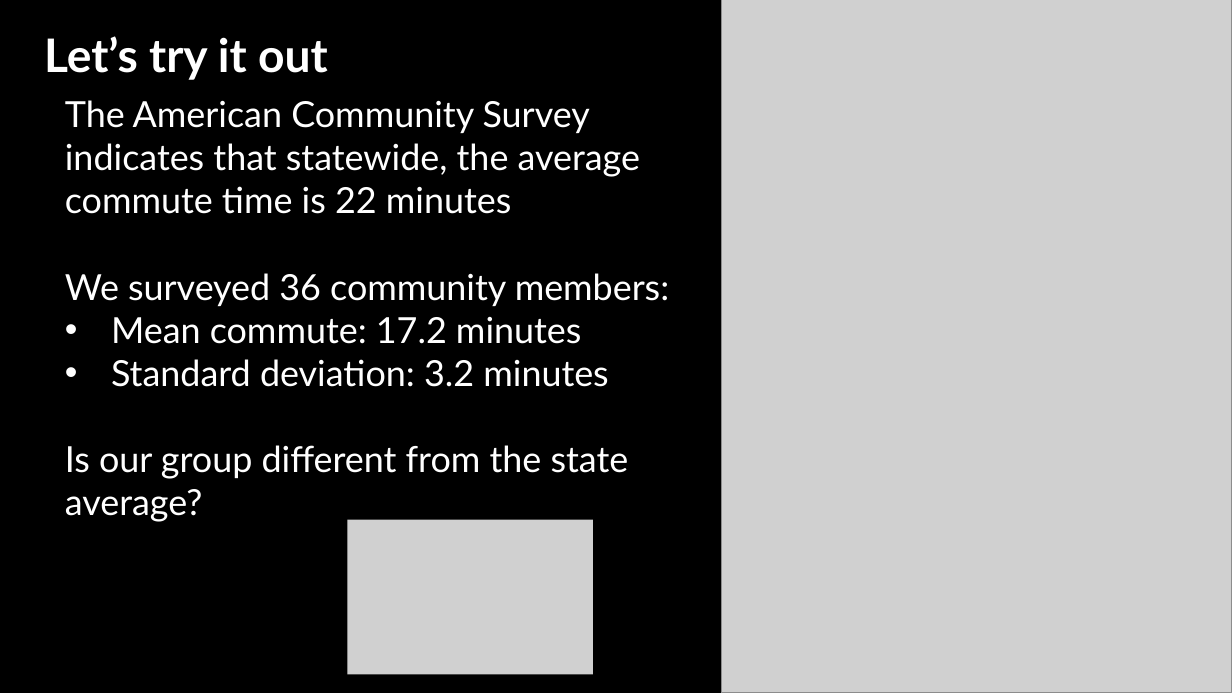
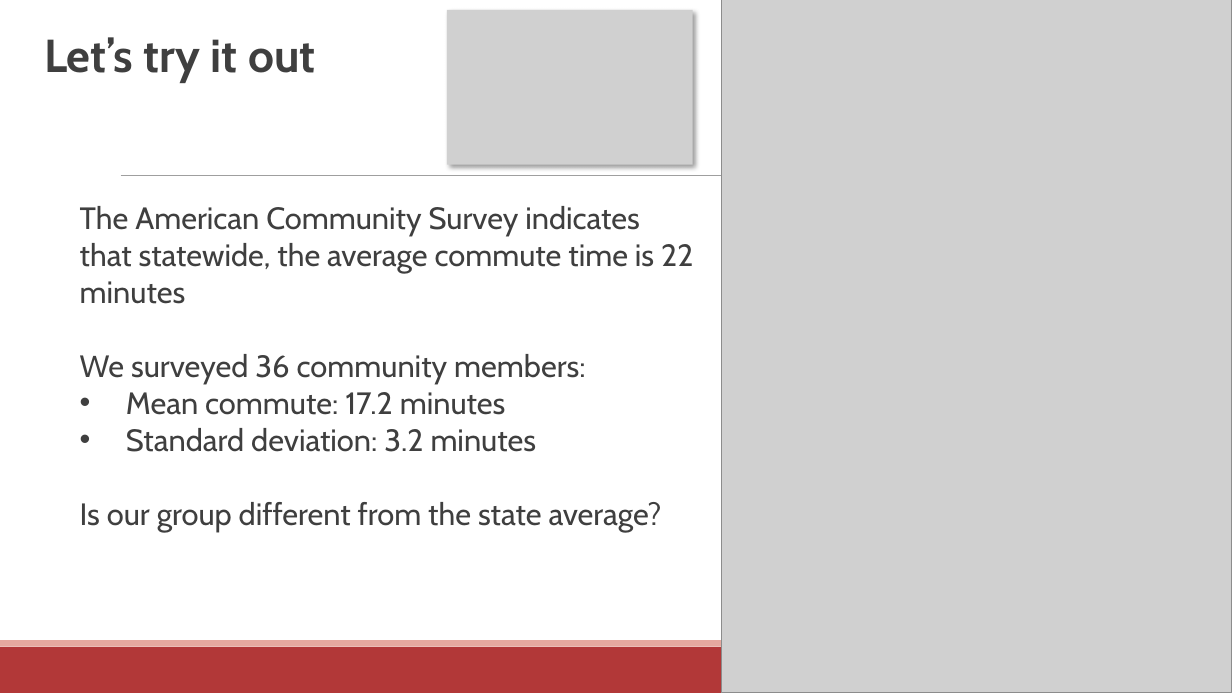
Before and after one commit to communitymaplab/geog4300_datascience, a slide deck: slide 18 of in_class_slides/geog4300_L13 Hypotheses and one sample tests and normality.pptx (slide 19 before the commit). Drawn at 1232x693 pixels with LibreOffice and Linux fonts; fonts in the diff are those of the drawing; grey boxes stand for pictures; background and template pictures are left out. Boxes give left, top, right and bottom in pixels: in the first picture for what was removed or moved away, otherwise in the second. Text is boxed around its words. In the diff, an @@ line names an element or a change of style, - is before the commit and + after.

```diff
--- a/in_class_slides/geog4300_L13 Hypotheses and one sample tests and normality.pptx
+++ b/in_class_slides/geog4300_L13 Hypotheses and one sample tests and normality.pptx
@@ background picture (left out) to #FFFFFF @@
@@ text "Let’s try it out" at [44, 37, 315, 83]: font Lato to Cabin, text colour #FFFFFF to #3F3F3F @@
@@ picture added at [447, 10, 693, 165] @@
@@ line added from (121, 176) to (1128, 176), #9F9F9F 0.5 pt @@
@@ text "The American Community Survey indicates ...": place and size @@
-text "The American Community Survey indicates ..." at [65, 100, 669, 522]
+text "The American Community Survey indicates ..." at [80, 206, 693, 532]
@@ text "The American Community Survey indicates ..." at [80, 206, 693, 532]: size 28 to 24 pt, font Lato to Cabin, text colour #FFFFFF to #3F3F3F @@
@@ picture removed at [348, 519, 593, 675] @@
@@ rectangle added at [0, 647, 1232, 693], fill #B23838 @@
@@ rectangle added at [0, 640, 1232, 647], fill #E5A99F @@
```
Also in this commit, not shown: 19 other slides changed, 2 slides added, 9 slides removed, 1 other file.
